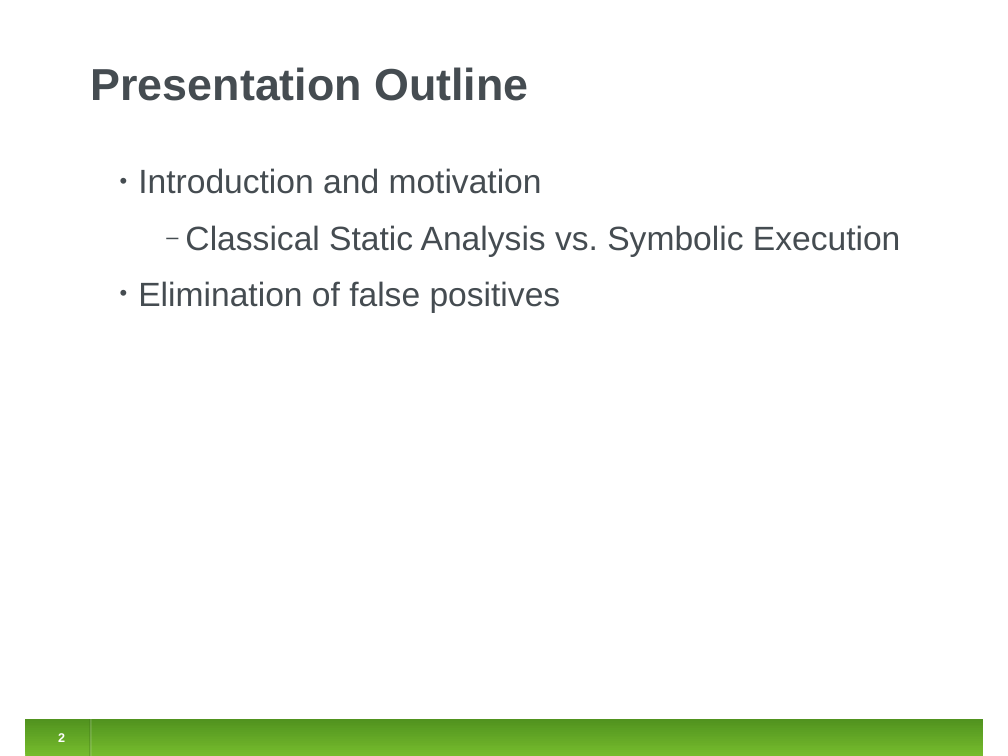
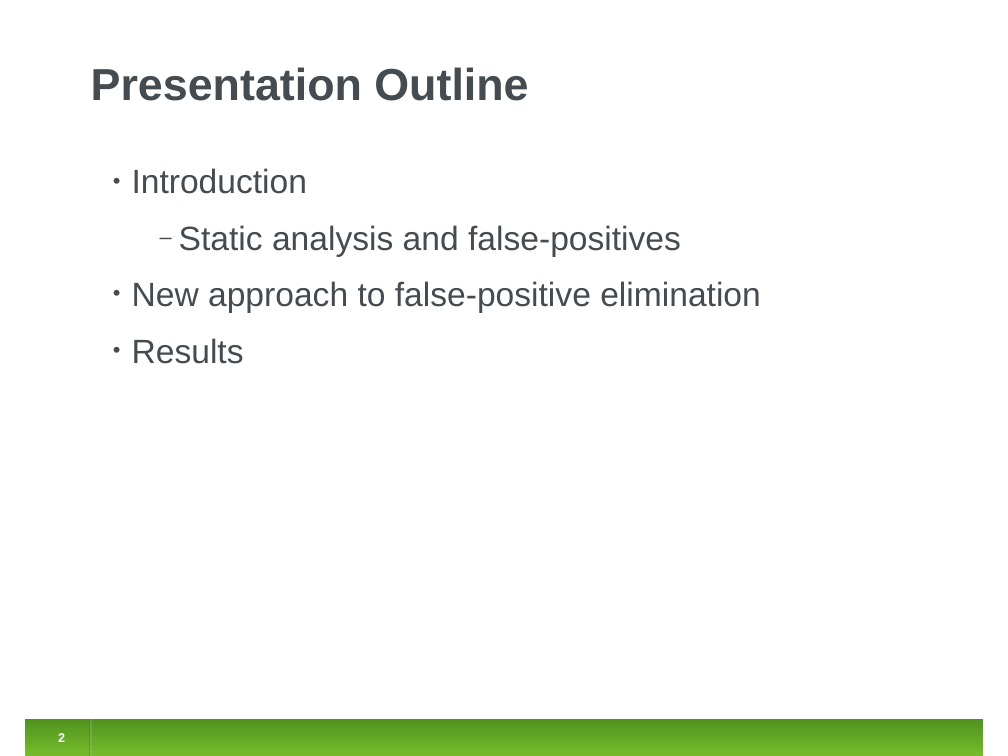
Before and after one commit to jirislaby/writings, a slide deck: slide 2 of presentations/fmics2012.odp. Drawn at 1008x756 pixels with LibreOffice and Linux fonts; fonts in the diff are those of the drawing. Boxes give left, top, right and bottom in pixels: in the first picture for what was removed or moved away, otherwise in the second. Text is boxed around its words. In the diff, an @@ line names an element or a change of style, - is before the commit and + after.

```diff
--- a/presentations/fmics2012.odp
+++ b/presentations/fmics2012.odp
@@ text at box(132, 168, 761, 364): text changed @@
-• Introduction and motivation
-  ‒ Classical Static Analysis vs. Symbolic Execution
-• Elimination of false positives
+• Introduction
+  ‒ Static analysis and false-positives
+• New approach to false-positive elimination
+• Results
```
Also in this commit, not shown: 8 other slides changed, 8 slides added, 10 slides removed.
